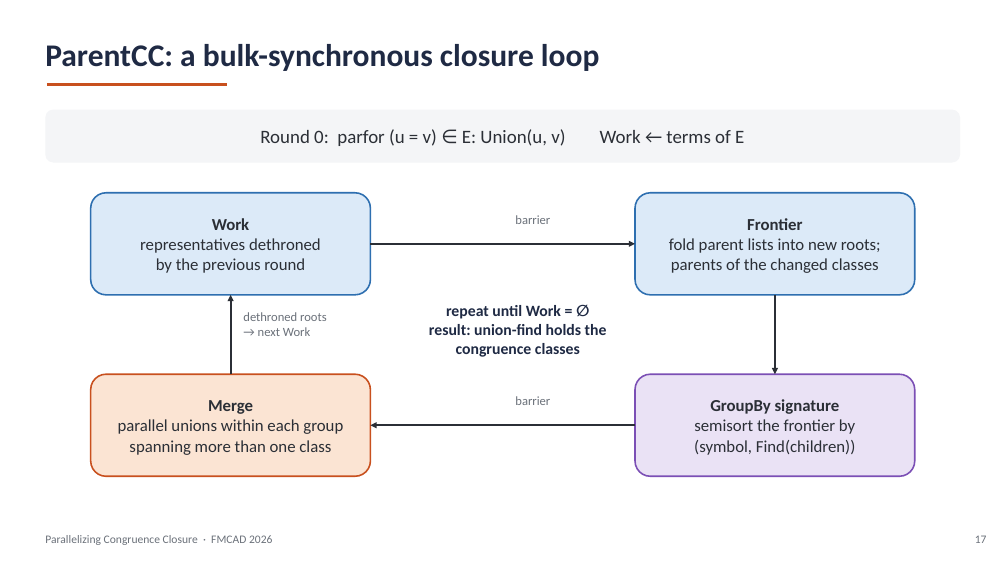
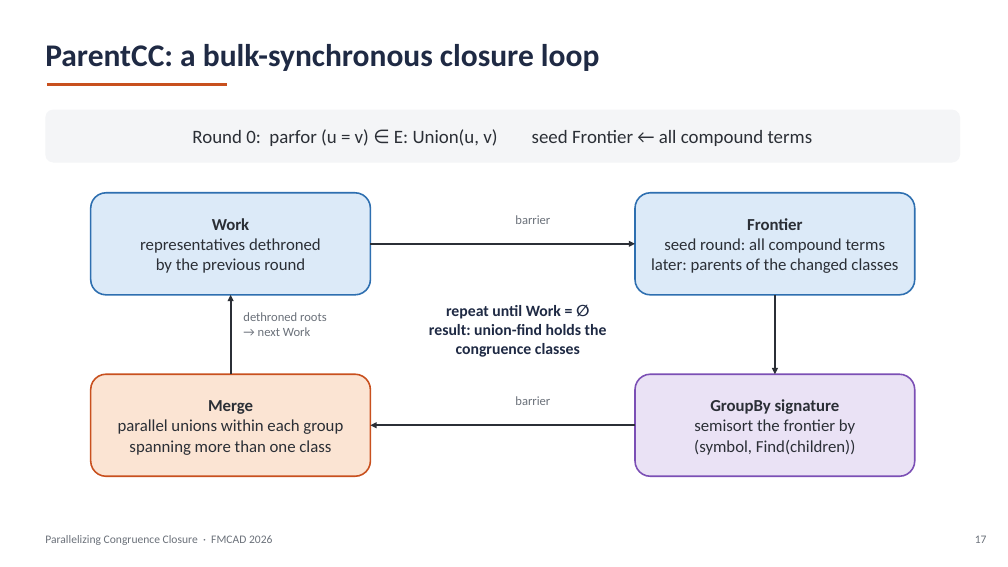
Before and after one commit to amarshah1/parallelcc-paper, a slide deck: slide 17 of slides/parallelcc-part1.pptx. Drawn at 1008x567 pixels with LibreOffice and Linux fonts; fonts in the diff are those of the drawing. Boxes give left, top, right and bottom in pixels: in the first picture for what was removed or moved away, otherwise in the second. Text is boxed around its words. In the diff, an @@ line names an element or a change of style, - is before the commit and + after.

```diff
--- a/slides/parallelcc-part1.pptx
+++ b/slides/parallelcc-part1.pptx
@@ text in rounded rectangle at (x1=192, y1=129, x2=813, y2=146): text changed @@
-Round 0: parfor (u = v) ∈ E: Union(u, v) Work ← terms of E
+Round 0: parfor (u = v) ∈ E: Union(u, v) seed Frontier ← all compound terms
@@ text in rounded rectangle at (x1=651, y1=238, x2=898, y2=273): text changed @@
-fold parent lists into new roots;
-parents of the changed classes
+seed round: all compound terms
+later: parents of the changed classes
```
Also in this commit, not shown: 5 other slides changed, 1 other file.
